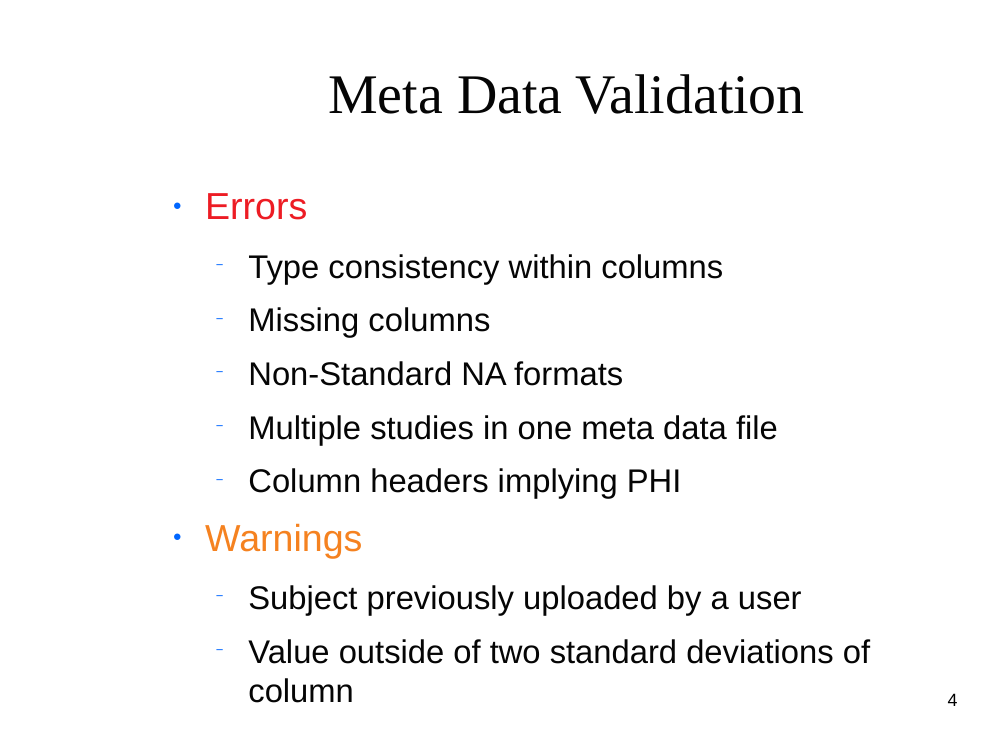
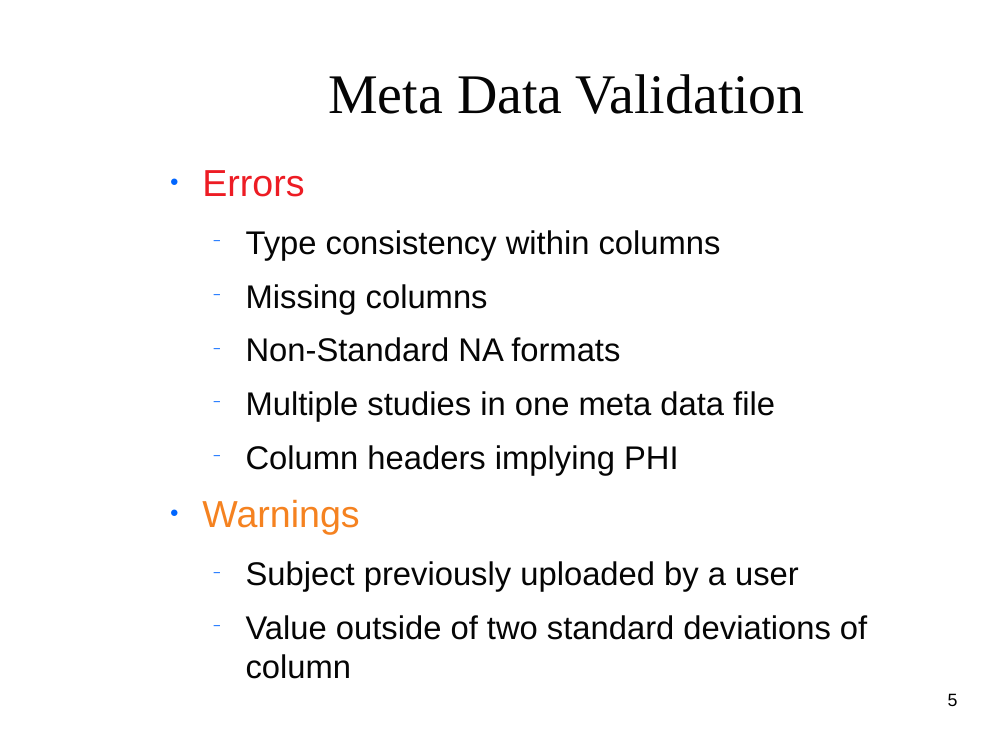
Before and after one commit to clemente-lab/mmeds-meta, a slide deck: slide 5 of sql/mmeds.odp (slide 4 before the commit). Drawn at 1008x756 pixels with LibreOffice and Linux fonts; fonts in the diff are those of the drawing; background and template pictures are left out. Boxes give left, top, right and bottom in pixels: in the first picture for what was removed or moved away, otherwise in the second. Text is boxed around its words. In the diff, an @@ line names an element or a change of style, - is before the commit and + after.

```diff
--- a/sql/mmeds.odp
+++ b/sql/mmeds.odp
@@ text "Errors" moved from (x1=205, y1=193, x2=870, y2=703) to (x1=202, y1=170, x2=867, y2=679) @@
@@ page number at (x1=948, y1=693, x2=958, y2=706): text changed @@
-4
+5
```
Also in this commit, not shown: 6 other slides changed, 4 slides added, 3 slides removed, 25 other files.
